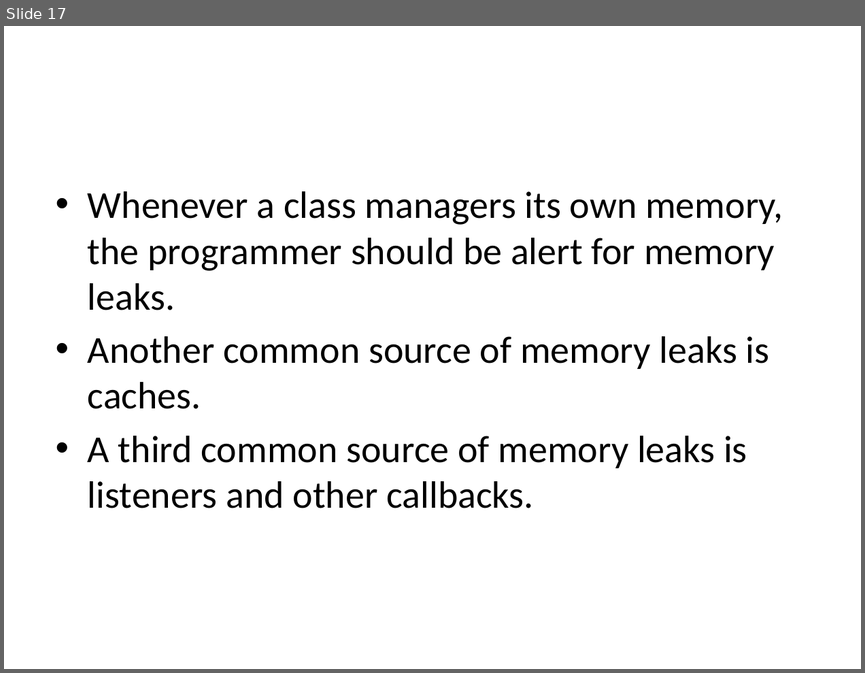
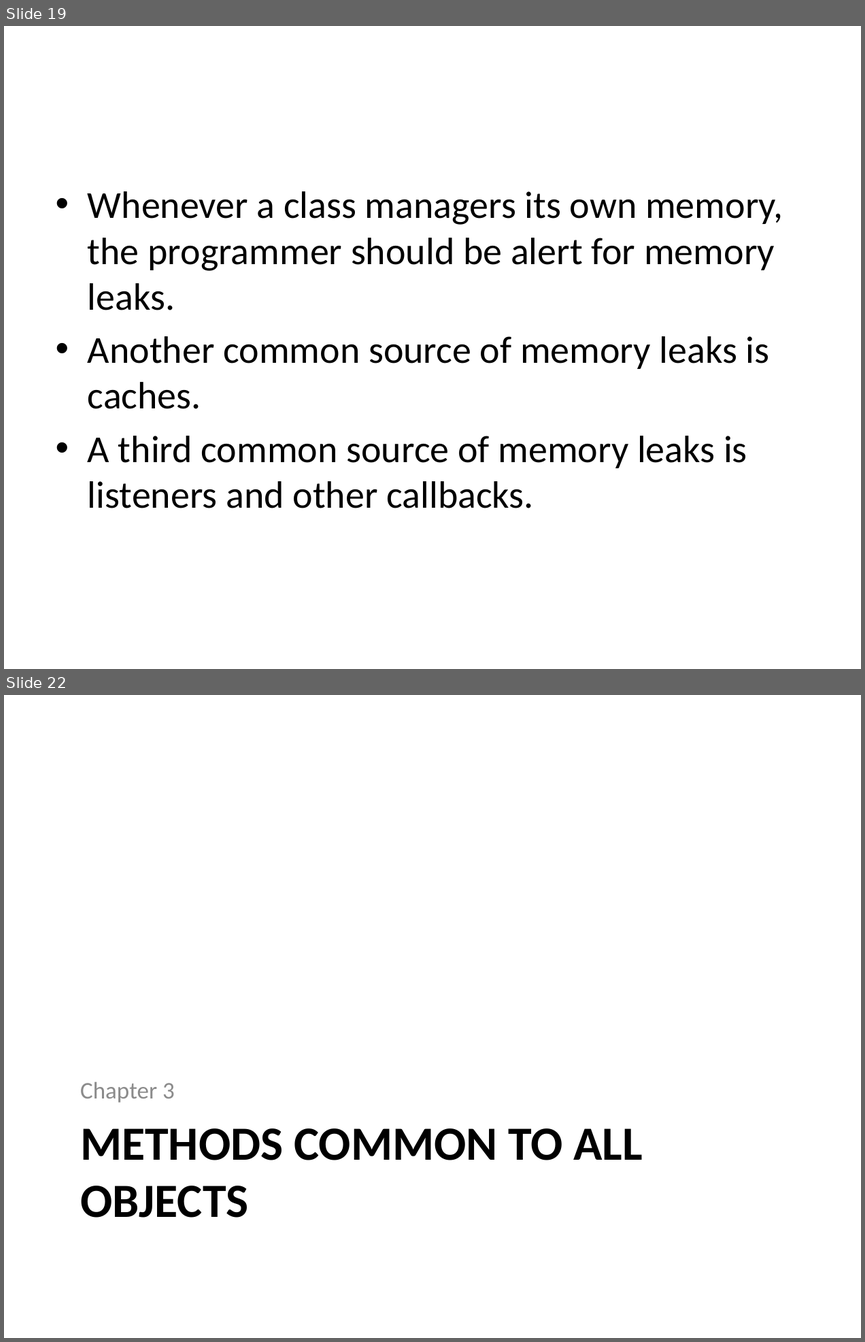
Before and after one commit to wsw621012/EffectiveJava3, a slide deck: introduction.pptx. Shown one above the other, each under a label of ours: slide 17 before the commit, slides 19 and 22 after it; the slides between them are not shown. The pictures are 865x673 and 865x1342 pixels, drawn with LibreOffice and Linux fonts; fonts in the diff are those of the drawing. Boxes give left, top, right and bottom in pixels: in the first picture for what was removed or moved away, otherwise in the second. Text is boxed around its words. In the diff, an @@ line names an element or a change of style, - is before the commit and + after.

```diff
--- a/introduction.pptx
+++ b/introduction.pptx
@@ slide 22 added at box(4, 695, 861, 1338), background #FFFFFF @@
@@ text added at box(80, 1082, 175, 1102), 20 pt, text #8C8C8C @@
+Chapter 3
@@ title added at box(80, 1128, 642, 1217), 40 pt, text #000000, bold @@
+METHODS COMMON TO ALL OBJECTS
@@ what was slide 17 is now slide 19 @@
```
Also in this commit, not shown: 3 slides changed, 7 other slides added, 2 other files.
